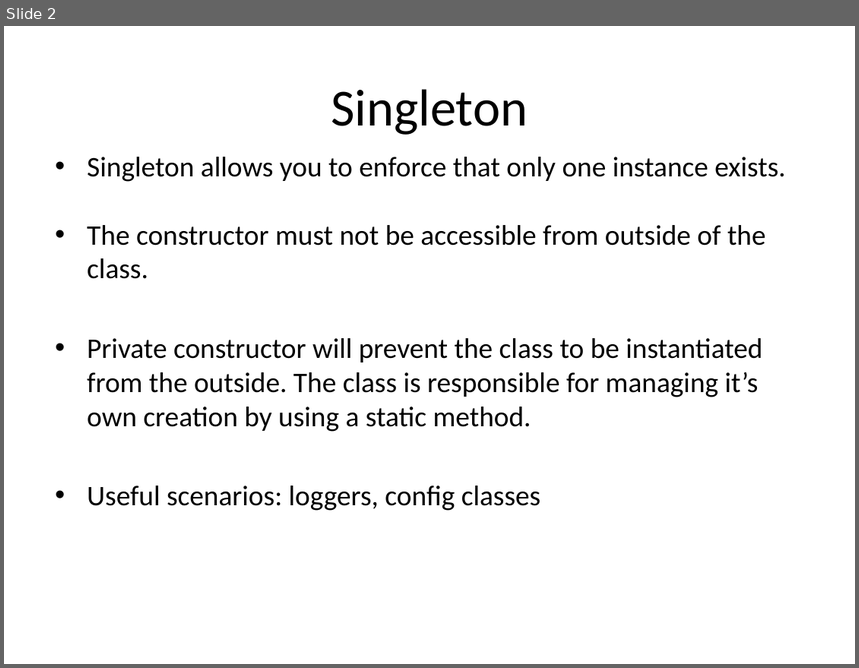
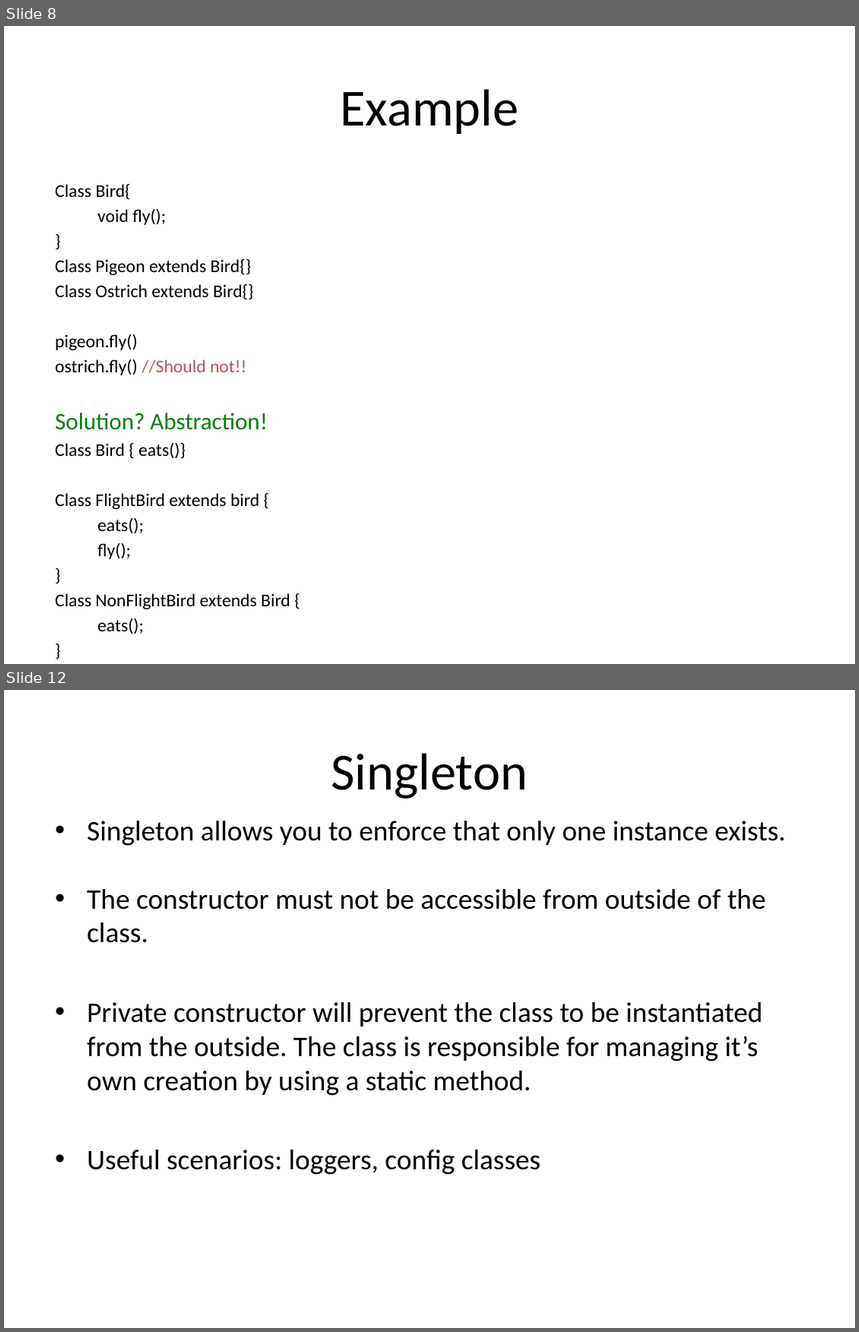
Before and after one commit to BBK-SDP-2015-kokamo01/Design-Patterns, a slide deck: slides/designPatterns.pptx. Shown one above the other, each under a label of ours: slide 2 before the commit, slides 8 and 12 after it; the slides between them are not shown. The pictures are 859x668 and 859x1332 pixels, drawn with LibreOffice and Linux fonts; fonts in the diff are those of the drawing. Boxes give left, top, right and bottom in pixels: in the first picture for what was removed or moved away, otherwise in the second. Text is boxed around its words. In the diff, an @@ line names an element or a change of style, - is before the commit and + after.

```diff
--- a/slides/designPatterns.pptx
+++ b/slides/designPatterns.pptx
@@ slide 8 added at <box>4,26,855,664</box>, background #FFFFFF @@
@@ title added at <box>340,89,519,134</box>, 44 pt, text #000000 @@
+Example
@@ text added at <box>55,184,291,607</box>, 15.2 pt, text #000000 @@
+Class Bird{
+void fly();
+}
+Class Pigeon extends Bird{}
+Class Ostrich extends Bird{}
+pigeon.fly()
+ostrich.fly() //Should not!!
+Solution? Abstraction!
+Class Bird { eats()}
+Class FlightBird extends bird {
+eats();
+fly();
+}
+Class NonFlightBird extends Bird {
+eats();
+}
@@ what was slide 2 is now slide 12 @@
```
Also in this commit, not shown: 1 slide changed, 10 other slides added, 14 other files.
